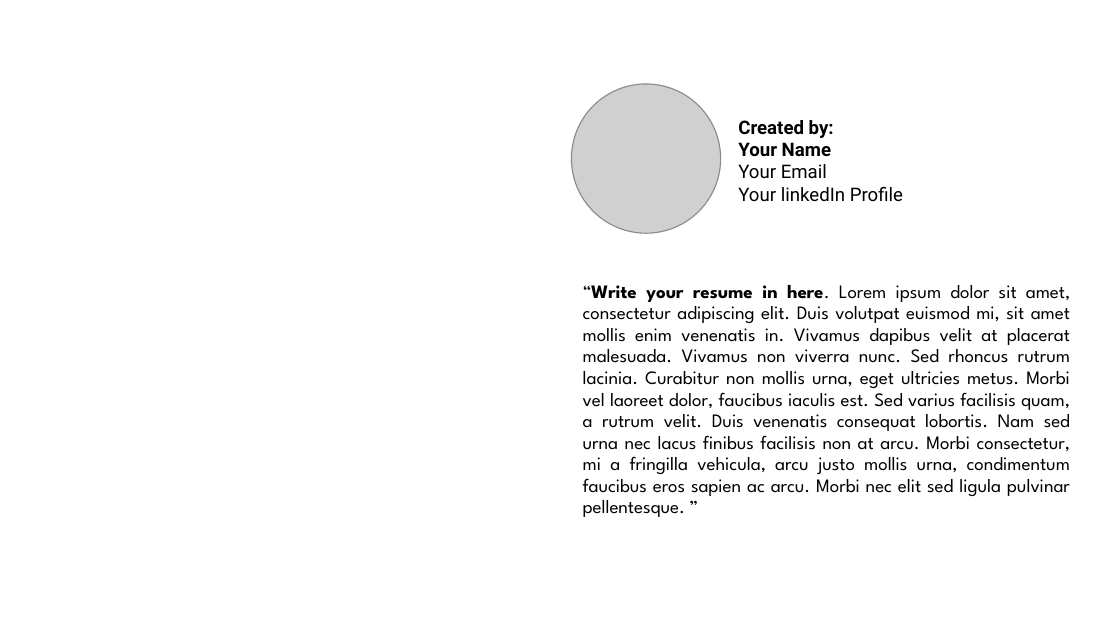
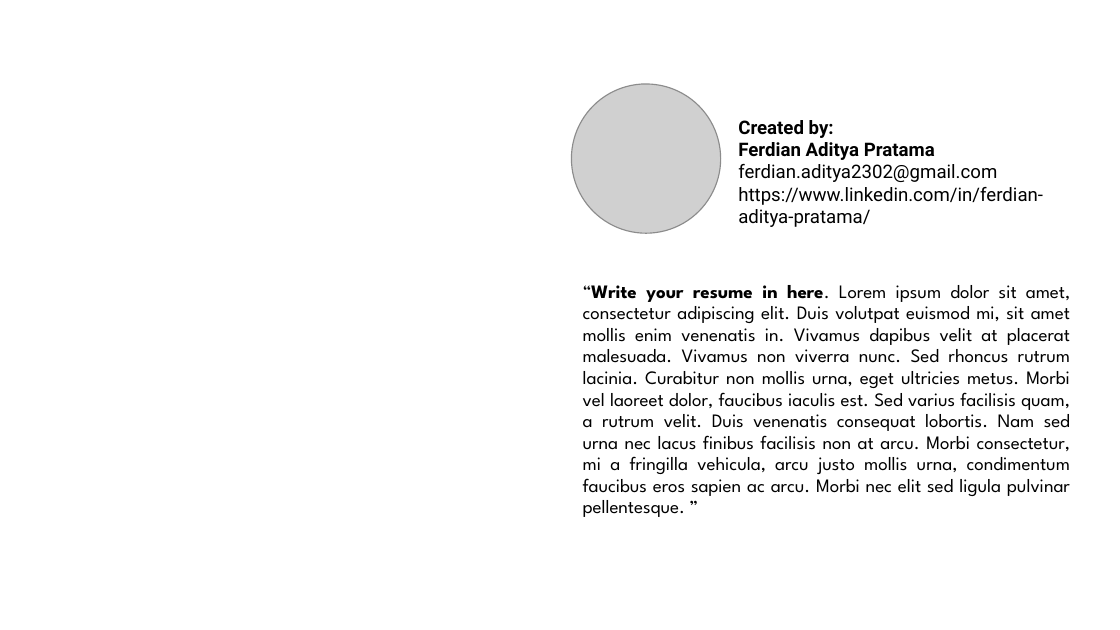
Before and after one commit to FluffyArc/eCommerce_Analysis, a slide deck: slide 1 of Template Tugas 1 - Analyzing eCommerce Business Performance with SQL.pptx. Drawn at 1120x630 pixels with LibreOffice and Linux fonts; fonts in the diff are those of the drawing; grey boxes stand for pictures; background and template pictures are left out. Boxes give left, top, right and bottom in pixels: in the first picture for what was removed or moved away, otherwise in the second. Text is boxed around its words. In the diff, an @@ line names an element or a change of style, - is before the commit and + after.

```diff
--- a/Template Tugas 1 - Analyzing eCommerce Business Performance with SQL.pptx
+++ b/Template Tugas 1 - Analyzing eCommerce Business Performance with SQL.pptx
@@ text at [738,142,1043,227]: text changed @@
-Your Name
-Your Email
-Your linkedIn Profile
+Ferdian Aditya Pratama
+ferdian.aditya2302@gmail.com
+https://www.linkedin.com/in/ferdian-aditya-pratama/
```
Also in this commit, not shown: 5 other files.
